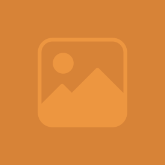
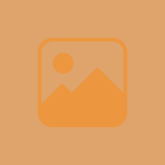
Layer changes from the first (165, 165) image to the second:
hid "dark #1" over <box>0,0,165,165</box>
showed "light #1" over <box>0,0,165,165</box>
